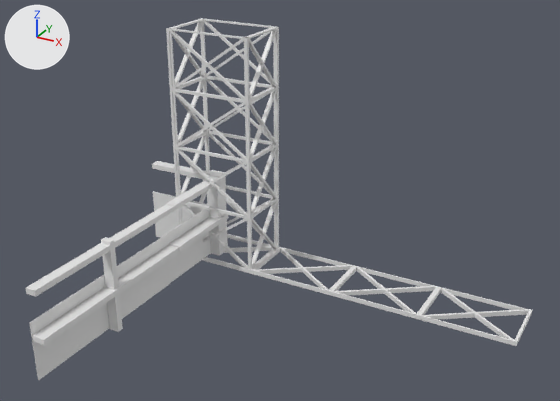
The Blender file MixAndGameJam_2020/Assets/Models/Scenario.blend: old version first, new version second.
The view is the same before and after, from a camera (50 mm lens) standing at (4.56, -7.02, 4.31) and looking at (1.37, -1.22, 1.42). Lighting does not change. The marker at upper left points along +X, +Y and +Z.

Objects in the first picture: 'FelceCorner', 'Fence', 'HorizontalStructure', 'VerticalStructure'.
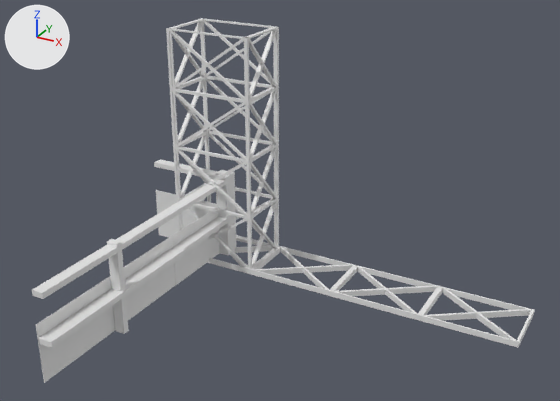
Where the change shows, as pixel boxes (x1, y1, x2, y2) in the pictures (560 x 401 px; the box of a moved part takes in the faces that stretch with it):
'Fence', moved
    before: (26, 204, 179, 380)
    after: (32, 206, 185, 383)
'HorizontalStructure', reshaped, rescaled
    before: (202, 234, 532, 346)
    after: (207, 235, 534, 347)
'FelceCorner', reshaped, rescaled (6% wider)
    before: (152, 161, 229, 283)
    after: (154, 159, 236, 286)
part 2 of me_plane, moved or reshaped
    before: (167, 209, 211, 283)
    after: (172, 206, 220, 286)
part 3 of me_plane, moved or reshaped
    before: (153, 191, 209, 238)
    after: (156, 190, 218, 237)
part 4 of me_plane, added
    after: (154, 159, 236, 256)
part 5 of me_plane, deleted
    before: (152, 161, 229, 256)

Edits to the bpy script that builds the scene:
```text
Add mat_material2:
    mat_material2 = principled_material('Material2')
    mat_material2.base_color = (0.8, 0.8, 0.8)  # white #e7e7e7
Add mat_material1:
    mat_material1 = principled_material('Material1')
    mat_material1.base_color = (0.8, 0.8, 0.8)  # white #e7e7e7
Change me_cube_011:
    used by ob_horizontalstructure; location = (0.0, 0.0, 0.0); scale = (0.481, 0.985, 0.278)
    remove me_cube_011.from_pydata(...)  # 32 vertices, 26 faces; spans x -1.04..1.04, y -0.34..0.34, z -0.09..0.09
    add me_cube_011.from_pydata(...)  # 32 vertices, 26 faces; spans x -0.5..0.5, y -0.34..0.34, z -0.03..0.03
    me_cube_011 part 1: the whole mesh is rebuilt
Change me_plane:
    used by ob_felcecorner; location = (0.0, 0.0, 0.0); scale = (0.369, 0.366, 0.373)
    remove me_plane.from_pydata(...)  # 88 vertices, 82 faces; spans x -2.71..0.0, y -2.73..0.0, z 0.01..2.69
    add me_plane.from_pydata(...)  # 96 vertices, 90 faces; spans x -1.0..0.06, y -1.01..0.06, z 0.0..1.0
    me_plane part 2: the loose piece of 8 vertices spanning x -0.42..-0.41, y -2.73..-0.32, z 0.01..1.65 is scaled about its middle by (0.369, 0.394, 0.373), then moved by (0.35, 0.99, -0.52), in mat_material2 (white #e7e7e7)
    me_plane part 3: the loose piece of 8 vertices spanning x -2.71..-0.3, y -0.35..-0.34, z 0.01..1.65 is scaled about its middle by (0.39, 0.366, 0.373), then moved by (0.97, 0.28, -0.52), in mat_material2 (white #e7e7e7)
    me_plane part 4: a new loose piece of 80 vertices spanning x -1.0..0.06, y -1.0..0.06, z 0.0..1.0, in mat_material1 (white #e7e7e7)
    me_plane part 5: 72 vertices removed from x -2.69..0.0, y -2.69..0.0, z 0.01..2.69
    add me_plane.materials.append(mat_material1)  # white #e7e7e7
    add me_plane.materials.append(mat_material2)  # white #e7e7e7
Change ob_horizontalstructure:
    ob_horizontalstructure.scale: (0.481, 0.985, 0.278) -> (1.0, 1.0, 1.0)
Change ob_felcecorner:
    ob_felcecorner.scale: (0.369, 0.366, 0.373) -> (1.0, 1.0, 1.0)
Change ob_fence:
    ob_fence.location: (-0.074, -2.0, 0.0) -> (0.0, -2.0, 0.0)
```
